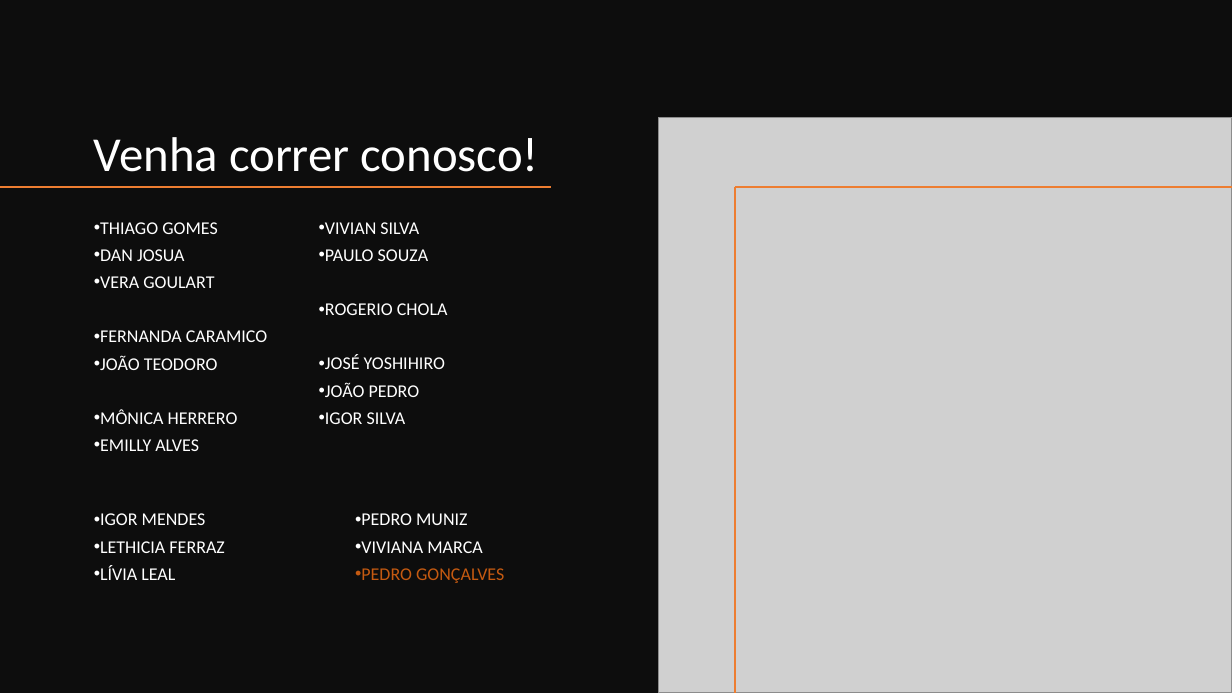
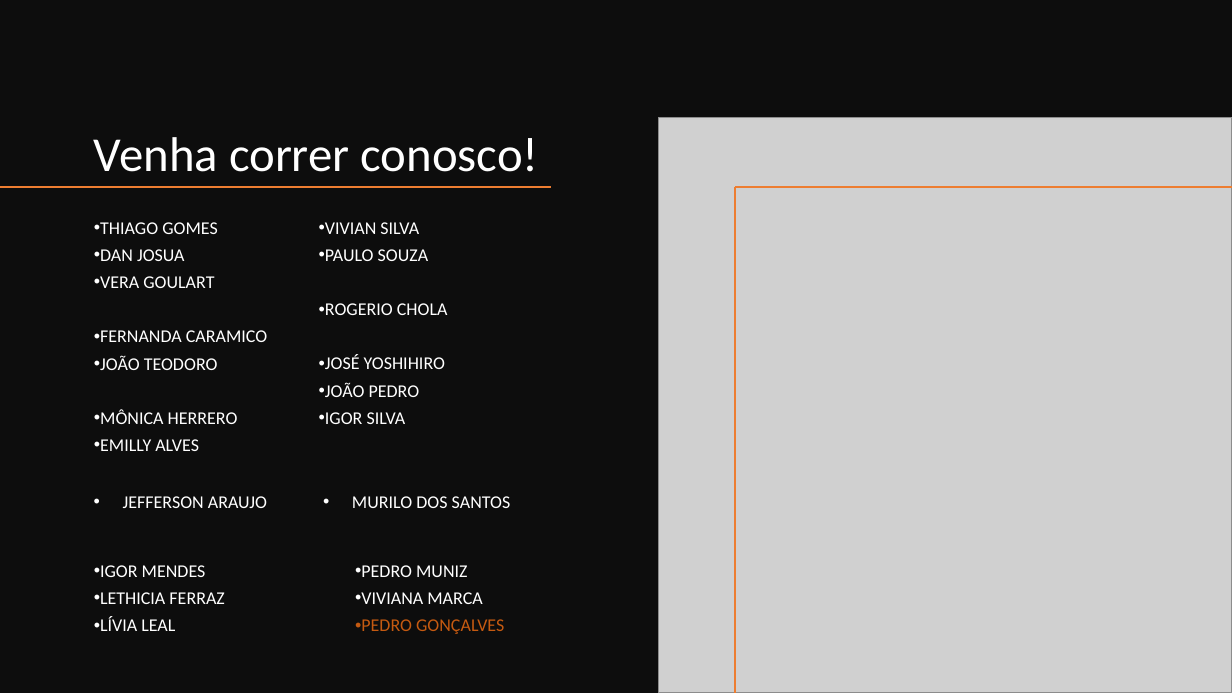
Before and after one commit to glvPedro/keep-running, a slide deck: slide 6 of documents/KEEP RUNNING.pptx. Drawn at 1232x693 pixels with LibreOffice and Linux fonts; fonts in the diff are those of the drawing; grey boxes stand for pictures. Boxes give left, top, right and bottom in pixels: in the first picture for what was removed or moved away, otherwise in the second. Text is boxed around its words. In the diff, an @@ line names an element or a change of style, - is before the commit and + after.

```diff
--- a/documents/KEEP RUNNING.pptx
+++ b/documents/KEEP RUNNING.pptx
@@ text added at bbox=[123, 496, 511, 508], 14 pt, text #FFFFFF @@
+• JEFFERSON ARAUJO
+• MURILO DOS SANTOS
@@ text "IGOR MENDES": place and size @@
-text "IGOR MENDES" at bbox=[100, 513, 504, 583]
+text "IGOR MENDES" at bbox=[100, 565, 504, 634]
```
Also in this commit, not shown: 1 other slide changed, 2 slides added, 2 slides removed, 5 other files.
